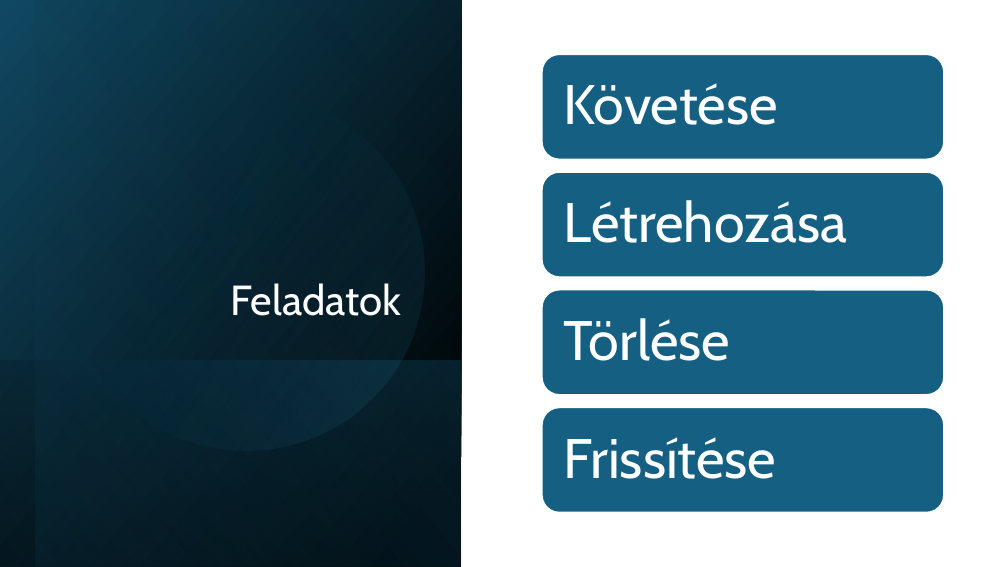
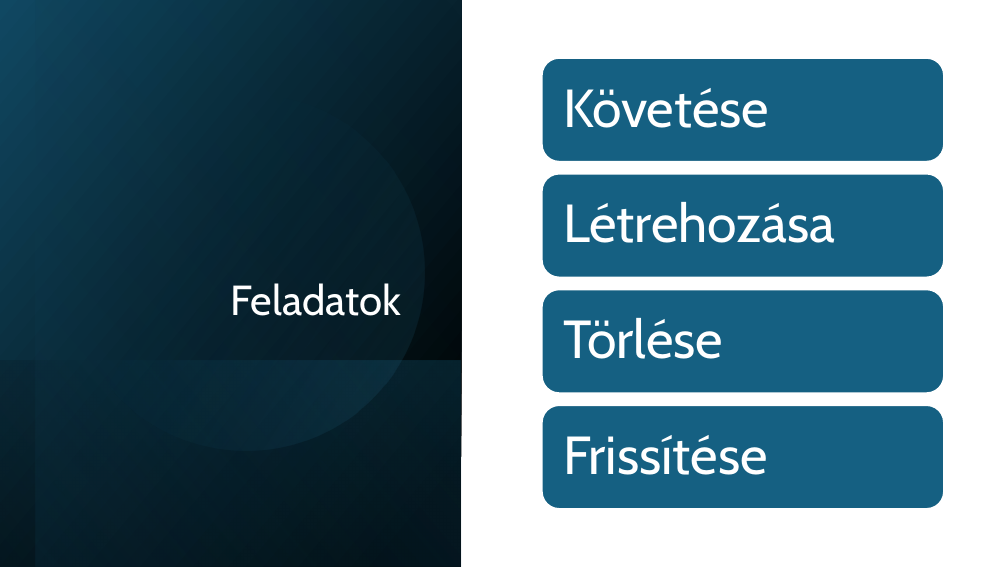
Before and after one commit to SzaboBence1027/QuickTick, a slide deck: slide 4 of To do list.pptx (slide 3 before the commit). Drawn at 1008x567 pixels with LibreOffice and Linux fonts; fonts in the diff are those of the drawing. Boxes give left, top, right and bottom in pixels: in the first picture for what was removed or moved away, otherwise in the second. Text is boxed around its words. In the diff, an @@ line names an element or a change of style, - is before the commit and + after.

```diff
--- a/To do list.pptx
+++ b/To do list.pptx
@@ rounded rectangle: place and size @@
-rounded rectangle at [542, 54, 944, 160]
+rounded rectangle at [542, 58, 944, 162]
@@ rounded rectangle: place and size @@
-rounded rectangle at [542, 408, 944, 513]
+rounded rectangle at [542, 405, 944, 509]
@@ size 53 to 51 pt in 4 elements at [563, 318, 723, 359], [563, 202, 835, 243], [563, 88, 769, 128], [563, 435, 768, 475] @@
```
Also in this commit, not shown: 4 other slides changed, 1 slide added, 2 slides removed, 3 other files.
